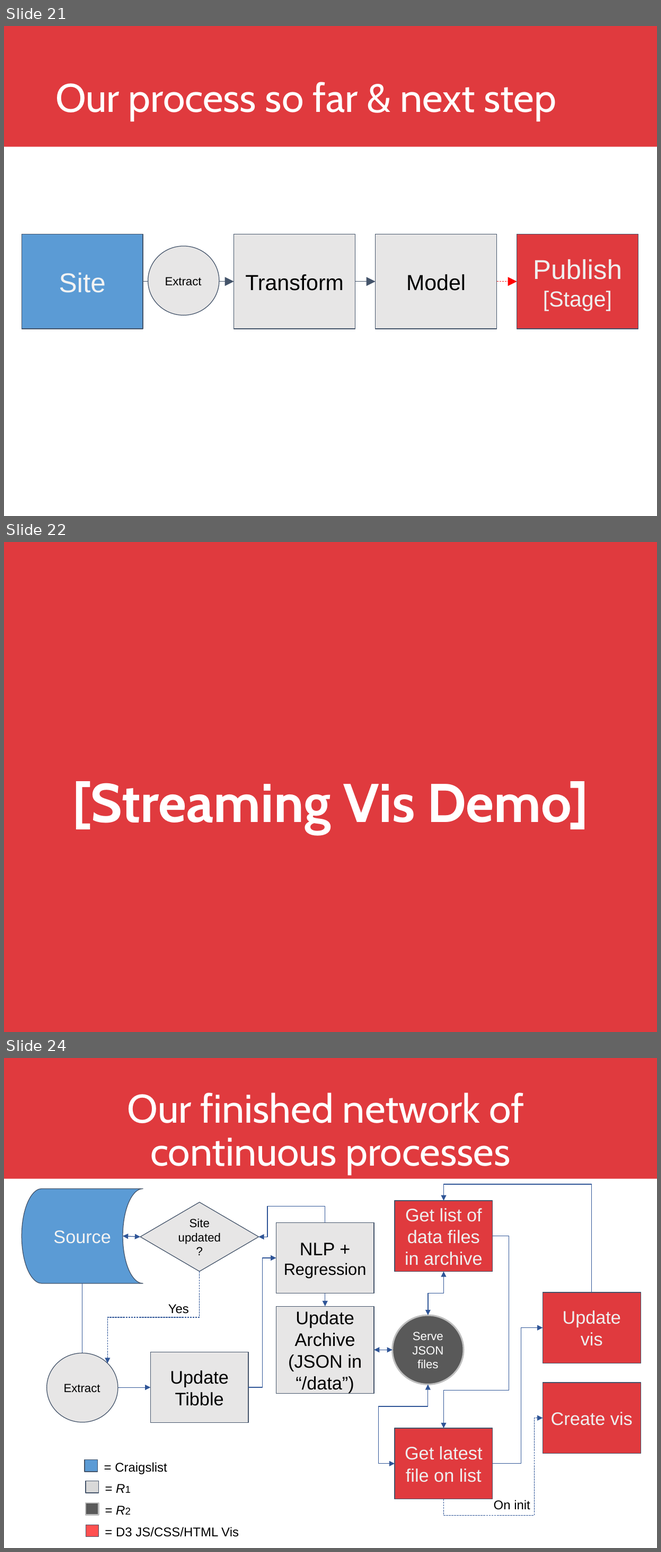
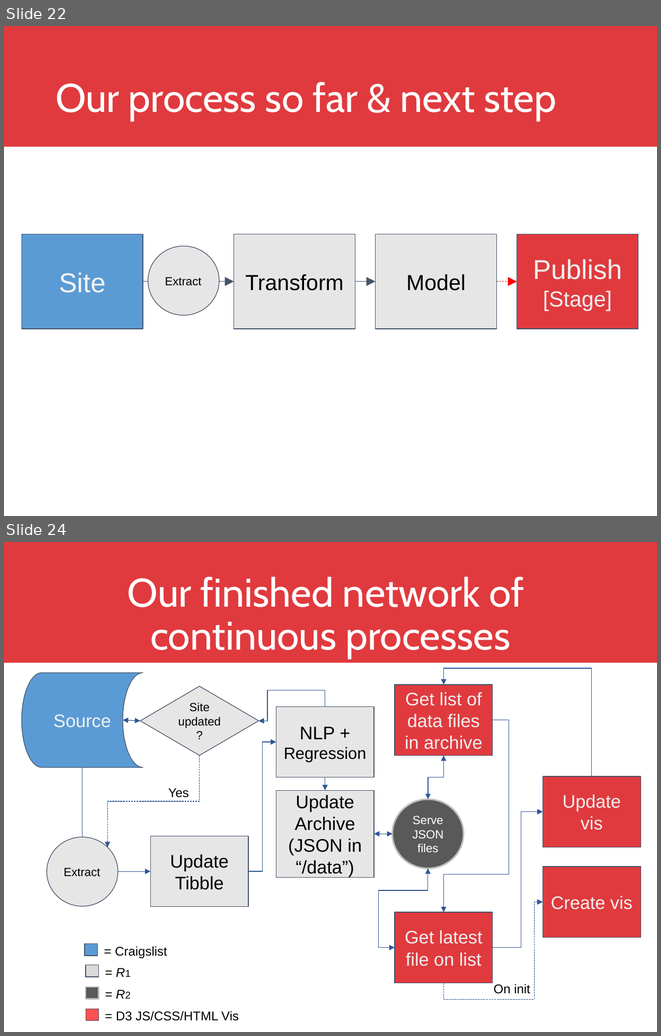
Before and after one commit to DreaJulca/streamvis-lecture, a slide deck: Visual Data Science.pptx. Shown one above the other, each under a label of ours: slides 21, 22 and 24 before the commit, slides 22 and 24 after it; the slides between them are not shown. The pictures are 661x1552 and 661x1036 pixels, drawn with LibreOffice and Linux fonts; fonts in the diff are those of the drawing; background and template pictures are left out. Boxes give left, top, right and bottom in pixels: in the first picture for what was removed or moved away, otherwise in the second. Text is boxed around its words. In the diff, an @@ line names an element or a change of style, - is before the commit and + after.

```diff
--- a/Visual Data Science.pptx
+++ b/Visual Data Science.pptx
@@ slide 22 removed at [4,542,657,1032], background #E03A3E @@
@@ title removed at [72,781,589,834] @@
-[Streaming Vis Demo]
@@ what was slide 21 is now slide 22 @@
```
Also in this commit, not shown: 4 slides changed, 2 slides added, 1 other slide removed, 3 other files.
